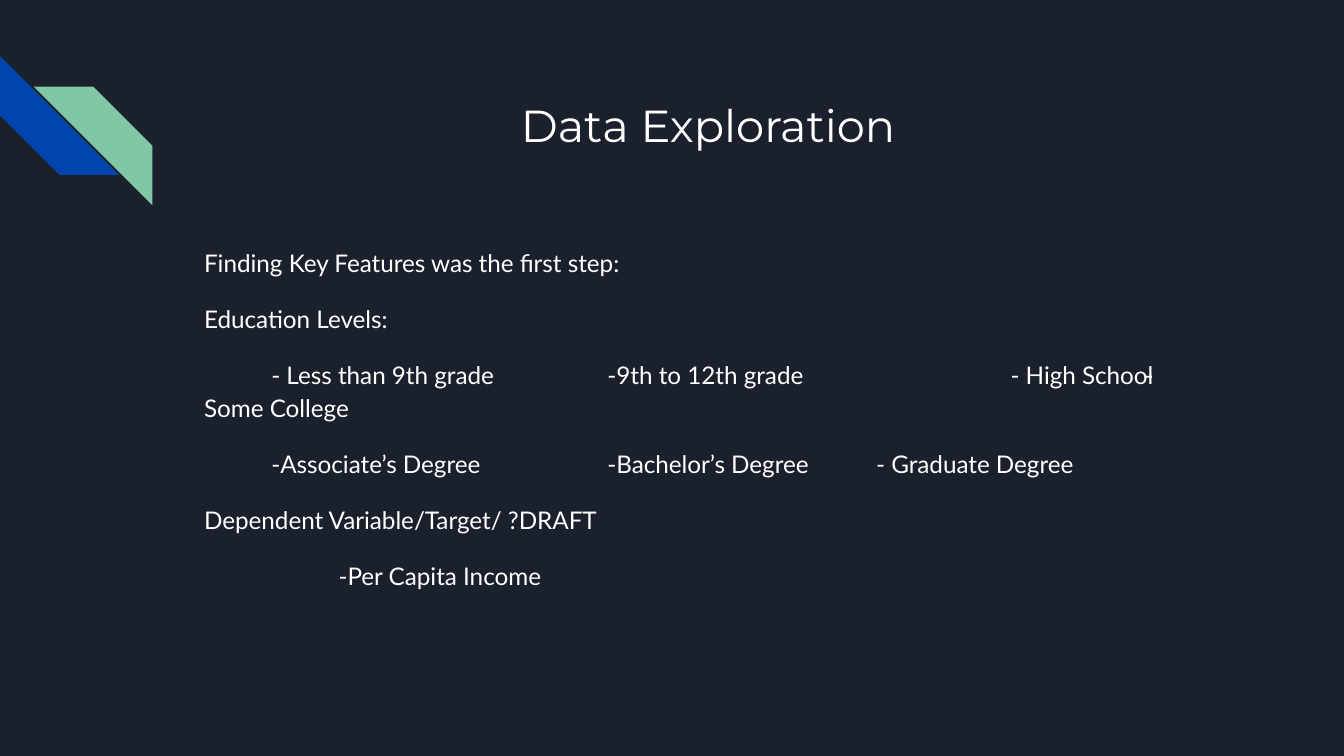
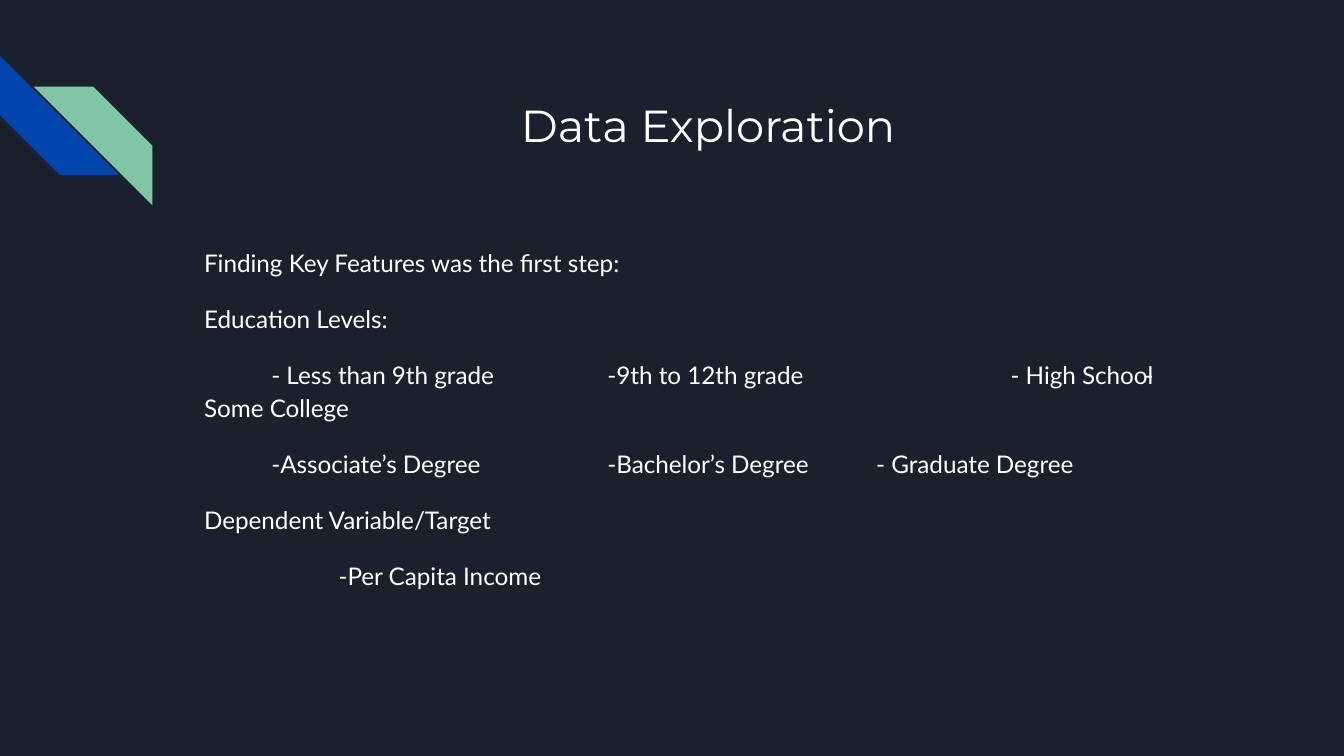
Before and after one commit to VickyCarlson/PCI_Growth, a slide deck: slide 5 of Effect of Educational Attainment on per Capita Growth by State.pptx. Drawn at 1344x756 pixels with LibreOffice and Linux fonts; fonts in the diff are those of the drawing. Boxes give left, top, right and bottom in pixels: in the first picture for what was removed or moved away, otherwise in the second. Text is boxed around its words. In the diff, an @@ line names an element or a change of style, - is before the commit and + after.

```diff
--- a/Effect of Educational Attainment on per Capita Growth by State.pptx
+++ b/Effect of Educational Attainment on per Capita Growth by State.pptx
@@ text at box(204, 511, 491, 534): text changed @@
-Dependent Variable/Target/ ?DRAFT
+Dependent Variable/Target
```
Also in this commit, not shown: 2 other slides changed.
